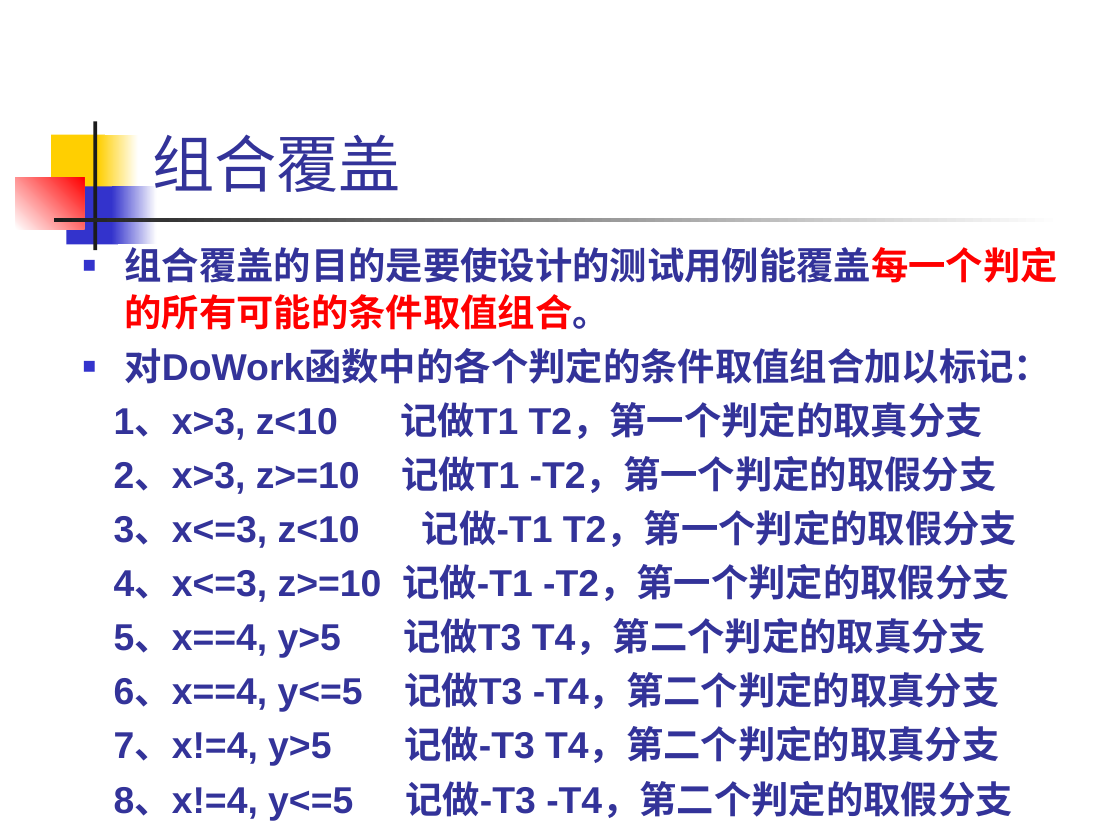
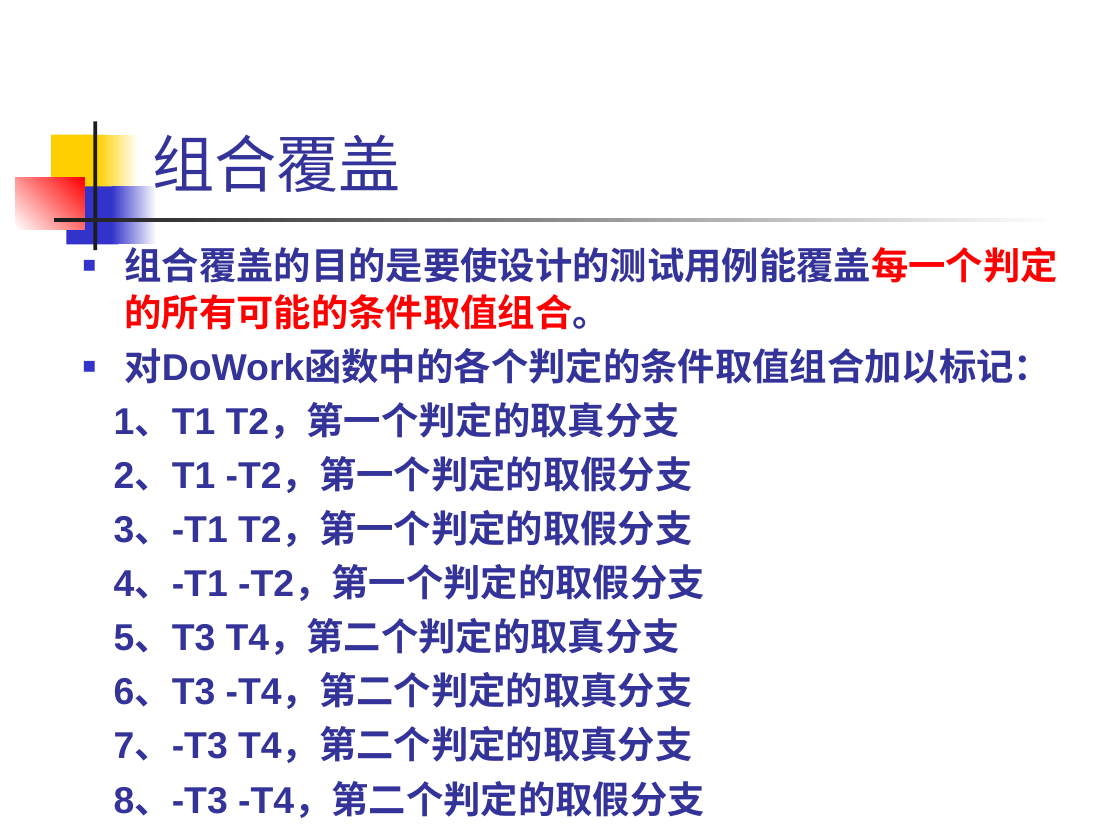
Before and after one commit to 1-518/Three-Kindoms, a slide deck: slide 14 of 白盒黑盒/白盒测试技术/白盒测试技术.ppt (slide 17 before the commit). Drawn at 1120x840 pixels with LibreOffice and Linux fonts; fonts in the diff are those of the drawing. Boxes give left, top, right and bottom in pixels: in the first picture for what was removed or moved away, otherwise in the second. Text is boxed around its words. In the diff, an @@ line names an element or a change of style, - is before the commit and + after.

```diff
--- a/白盒黑盒/白盒测试技术/白盒测试技术.ppt
+++ b/白盒黑盒/白盒测试技术/白盒测试技术.ppt
@@ text at (114, 405, 705, 818): text changed @@
-1、x>3, z<10 记做T1 T2，第一个判定的取真分支
-2、x>3, z>=10 记做T1 -T2，第一个判定的取假分支
-3、x<=3, z<10 记做-T1 T2，第一个判定的取假分支
-4、x<=3, z>=10 记做-T1 -T2，第一个判定的取假分支
-5、x==4, y>5 记做T3 T4，第二个判定的取真分支
-6、x==4, y<=5 记做T3 -T4，第二个判定的取真分支
-7、x!=4, y>5 记做-T3 T4，第二个判定的取真分支
-8、x!=4, y<=5 记做-T3 -T4，第二个判定的取假分支
+1、T1 T2，第一个判定的取真分支
+2、T1 -T2，第一个判定的取假分支
+3、-T1 T2，第一个判定的取假分支
+4、-T1 -T2，第一个判定的取假分支
+5、T3 T4，第二个判定的取真分支
+6、T3 -T4，第二个判定的取真分支
+7、-T3 T4，第二个判定的取真分支
+8、-T3 -T4，第二个判定的取假分支
```
Also in this commit, not shown: 13 other slides changed, 1 slide added, 4 slides removed, 1 other file.
